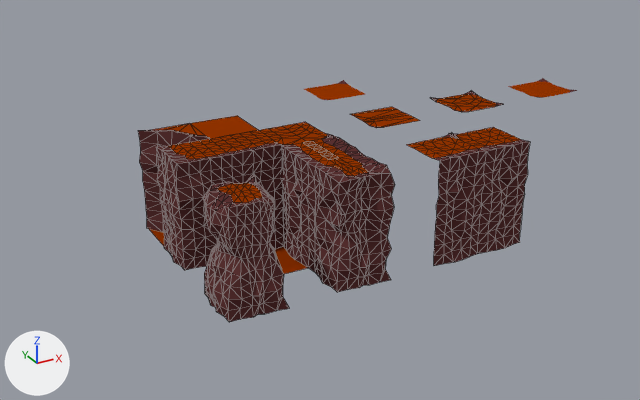
One commit to the Blender file DreamHack 2018 - UnityProject/Assets/Models/Environment/planetTerrain.blend: the scene before it, then after it.
Camera for both pictures: a 50 mm camera at (-6.15, -13.99, 7.53) aimed at (1.52, -0.05, 0.56). The axes (+X, +Y, +Z) are drawn at lower left. The lights are the same throughout. Mesh edges are drawn as thin lines on the coarser meshes.

Before the edit, the objects in view are built like this:
```python
me_plane_001 = bpy.data.meshes.new('Plane.001')
me_plane_001.from_pydata(...)  # 96 vertices, 75 faces; spans x -0.5..0.5, y -0.5..1.55, z -0.5..0.6
me_plane_001.materials.append(mat_unifiedplanet)  # picture img_planetpalette_png
me_plane_005 = bpy.data.meshes.new('Plane.005')
me_plane_005.from_pydata(...)  # 67 vertices, 93 faces; spans x -0.56..0.5, y 0.0..2.12, z -0.5..0.56
me_plane_005.materials.append(mat_unifiedplanet)  # picture img_planetpalette_png
me_plane_018 = bpy.data.meshes.new('Plane.018')
me_plane_018.from_pydata(...)  # 97 vertices, 79 faces; spans x -0.5..0.53, y -0.5..1.55, z -0.53..0.6
me_plane_018.materials.append(mat_unifiedplanet)  # picture img_planetpalette_png
ob_cliffedgediagonal = bpy.data.objects.new('CliffEdgeDiagonal', me_plane_005)
ob_cliffedgediagonal.location = (-1.0, 1.0, 0.0)
ob_cliffedgediagonal.rotation_euler = (1.571, 0.0, 0.0)  # degrees (90, 0, 0)
ob_cliffedgestraight = bpy.data.objects.new('CliffEdgeStraight', me_plane_001)
ob_cliffedgestraight.location = (0.0, 0.0, 0.5)
ob_cliffedgestraight.rotation_euler = (1.571, 0.0, 0.0)  # degrees (90, 0, 0)
_m = ob_cliffedgestraight.modifiers.new('Triangulate', 'TRIANGULATE')
ob_cliffedgestraightcase1 = bpy.data.objects.new('CliffEdgeStraightCase1', me_plane_018)
ob_cliffedgestraightcase1.location = (3.0, -2.0, 0.5)
ob_cliffedgestraightcase1.rotation_euler = (1.571, 0.0, 0.0)  # degrees (90, 0, 0)
_m = ob_cliffedgestraightcase1.modifiers.new('Triangulate', 'TRIANGULATE')
# also in view: 'CliffEdgeStraightLoneEnd' at (1.0, -2.08, 1.04); 'CliffLone' at (-1.0, -2.0, 1.0); 'CliffEdgeSharp' at (-1.04, -0.08, 1.04); 'GroundCliff' at (0.0, 1.0, 2.0); 'CliffEdgeCornerCase1' at (2.98, -0.02, 2.02)
```
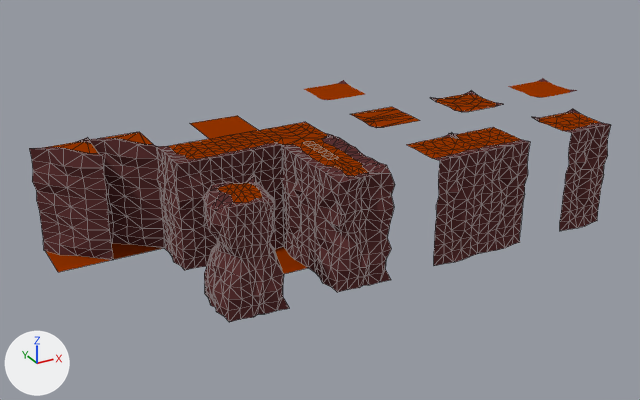
Commit message: -Added cases

Edits to the bpy script that builds the scene:
```text
Add me_plane_022:
    me_plane_022.from_pydata(...)  # 95 vertices, 81 faces; spans x -0.53..0.53, y -0.5..1.55, z -0.53..0.6
    me_plane_022.materials.append(mat_unifiedplanet)  # picture img_planetpalette_png
Add me_plane_023:
    me_plane_023.from_pydata(...)  # 71 vertices, 102 faces; spans x -0.56..0.53, y 0.0..2.12, z -0.53..0.56
    me_plane_023.materials.append(mat_unifiedplanet)  # picture img_planetpalette_png
Change ob_cliffedgediagonal:
    ob_cliffedgediagonal.location: (-1.0, 1.0, 0.0) -> (-2.0, 1.0, 0.0)
Add ob_cliffedgestraightcase3:
    ob_cliffedgestraightcase3 = bpy.data.objects.new('CliffEdgeStraightCase3', me_plane_022)
    ob_cliffedgestraightcase3.location = (6.0, -2.0, 0.5)
    ob_cliffedgestraightcase3.rotation_euler = (1.571, 0.0, 0.0)  # degrees (90, 0, 0)
    _m = ob_cliffedgestraightcase3.modifiers.new('Triangulate', 'TRIANGULATE')
Add ob_cliffedgediagonalcase1:
    ob_cliffedgediagonalcase1 = bpy.data.objects.new('CliffEdgeDiagonalCase1', me_plane_023)
    ob_cliffedgediagonalcase1.location = (-3.0, 1.0, 0.0)
    ob_cliffedgediagonalcase1.rotation_euler = (1.571, 0.0, 0.0)  # degrees (90, 0, 0)
```

Location of each change, (x1, y1, x2, y2) in pixels of the pictures (640 x 400 px):
'CliffEdgeDiagonalCase1', added (brown)
    after: (29, 137, 113, 272)
'CliffEdgeDiagonal', moved
    before: (138, 123, 210, 246)
    after: (85, 132, 164, 260)
'CliffEdgeStraightCase3', added (brown)
    after: (532, 109, 611, 231)
